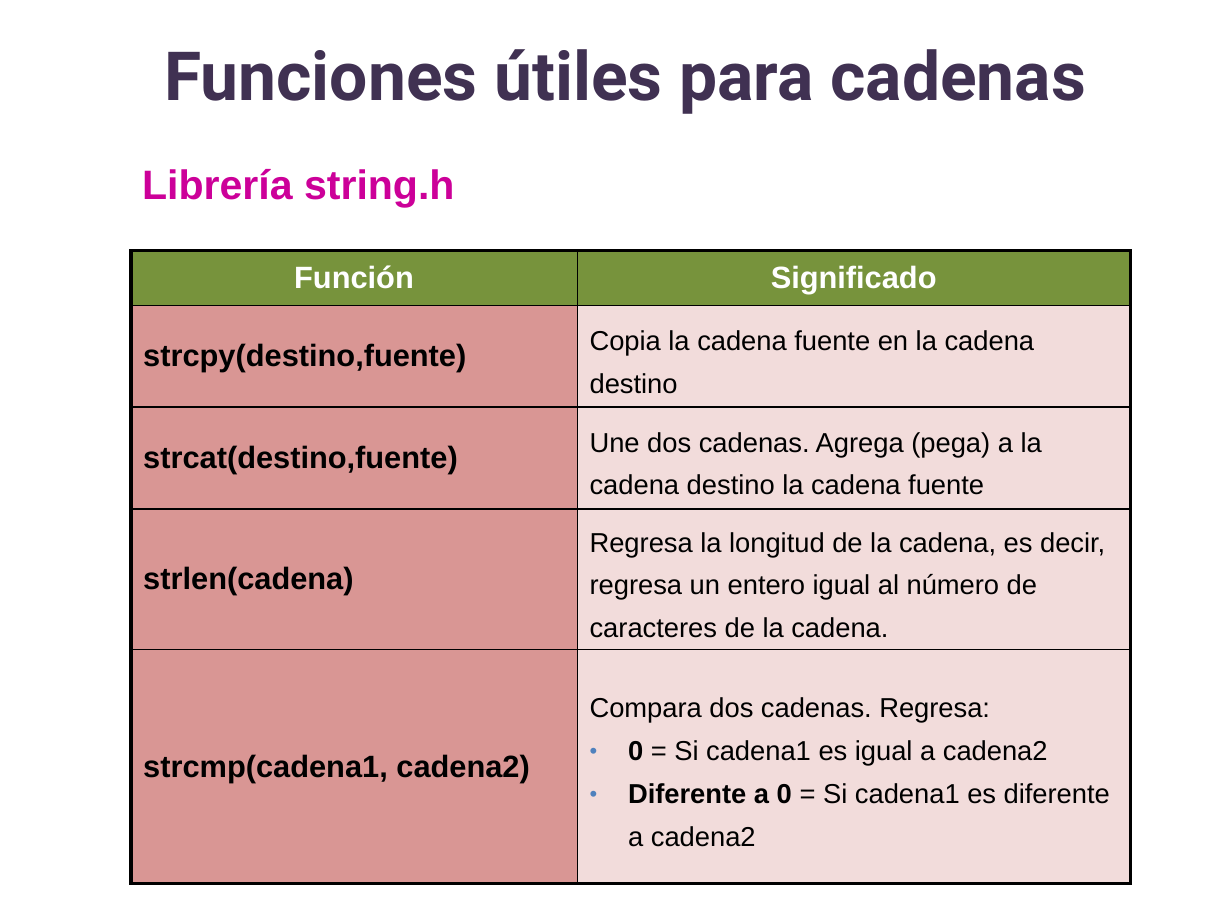
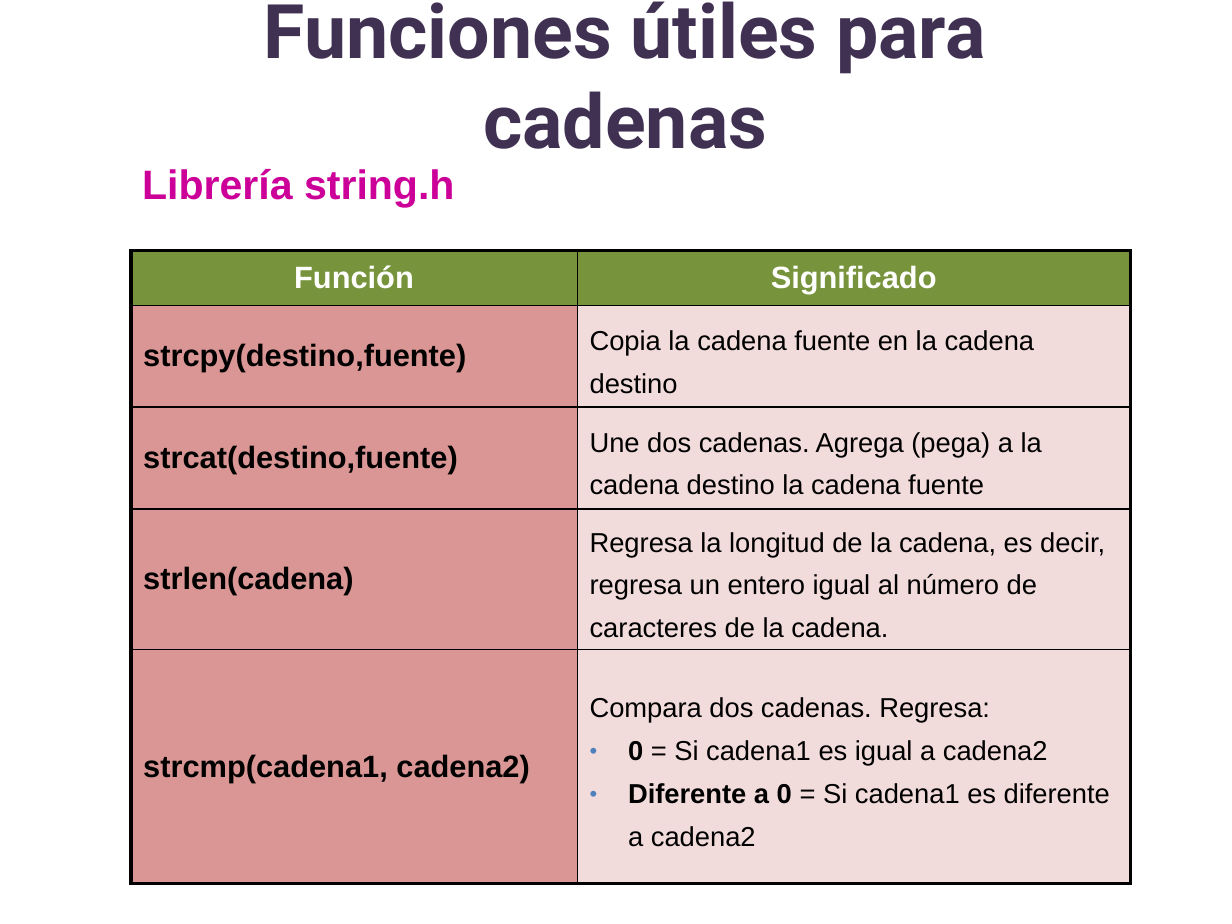
Before and after one commit to lizetheP/SolucionProblemas, a slide deck: slide 21 of CalendarioAgo20/Presentaciones/12_Cadenas.pptx. Drawn at 1232x924 pixels with LibreOffice and Linux fonts; fonts in the diff are those of the drawing. Boxes give left, top, right and bottom in pixels: in the first picture for what was removed or moved away, otherwise in the second. Text is boxed around its words. In the diff, an @@ line names an element or a change of style, - is before the commit and + after.

```diff
--- a/CalendarioAgo20/Presentaciones/12_Cadenas.pptx
+++ b/CalendarioAgo20/Presentaciones/12_Cadenas.pptx
@@ title "Funciones útiles para cadenas" at <box>264,1,985,149</box>: size 39.6 to 44 pt @@
```
Also in this commit, not shown: 7 other slides changed.
